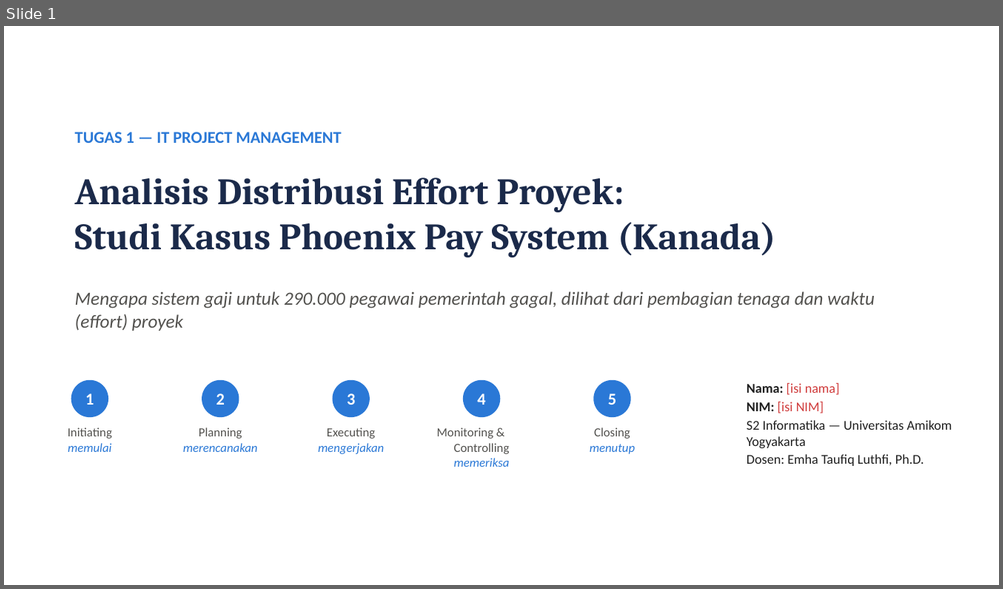
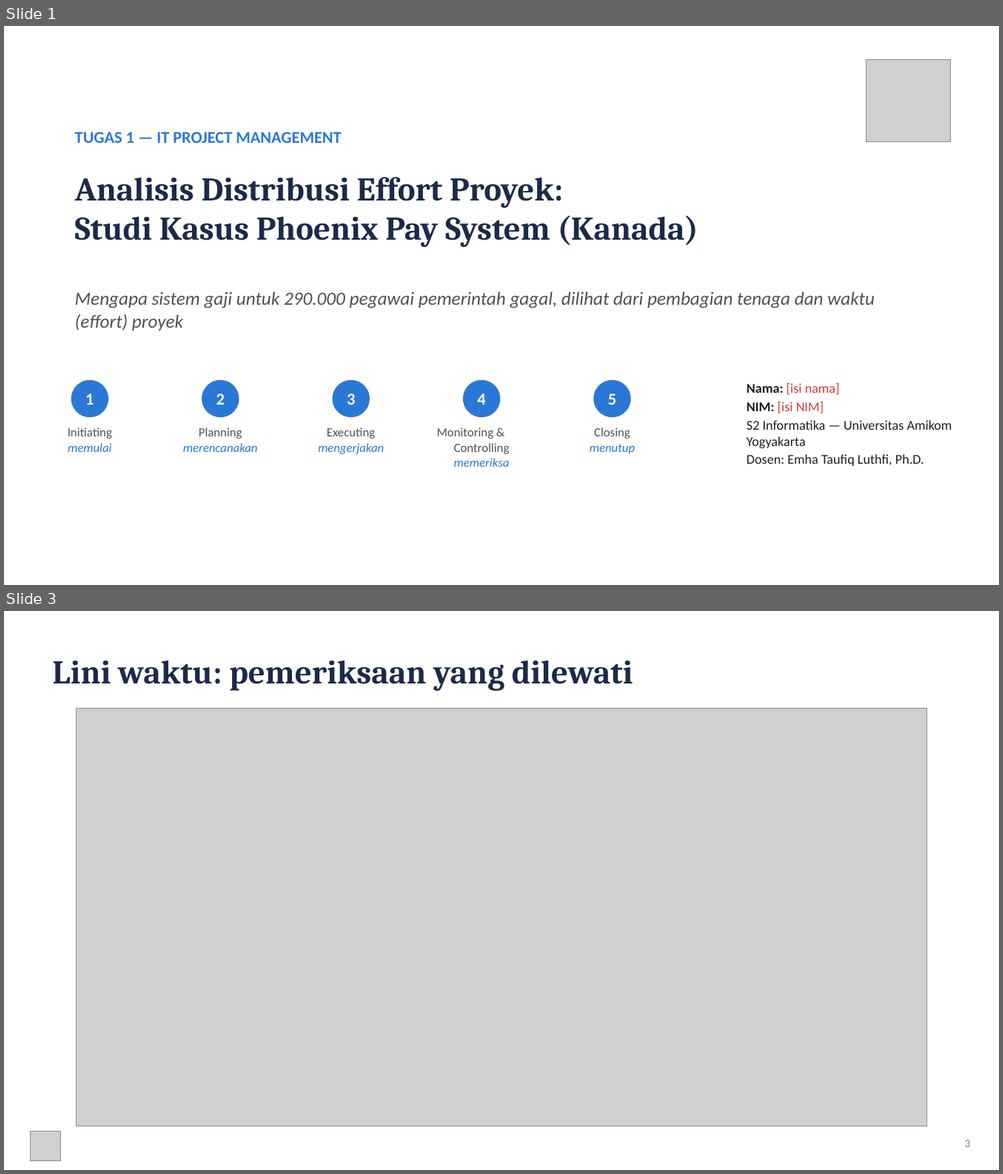
Before and after one commit to mingkimingki/it-proj-manag, a slide deck: tugas1/hasil/Tugas1_DistribusiEffort_Phoenix_Slide.pptx. Shown one above the other, each under a label of ours: slide 1 before the commit, slides 1 and 3 after it; the slides between them are not shown. The pictures are 1003x589 and 1003x1174 pixels, drawn with LibreOffice and Linux fonts; fonts in the diff are those of the drawing; grey boxes stand for pictures. Boxes give left, top, right and bottom in pixels: in the first picture for what was removed or moved away, otherwise in the second. Text is boxed around its words. In the diff, an @@ line names an element or a change of style, - is before the commit and + after.

```diff
--- a/tugas1/hasil/Tugas1_DistribusiEffort_Phoenix_Slide.pptx
+++ b/tugas1/hasil/Tugas1_DistribusiEffort_Phoenix_Slide.pptx
@@ slide 3 added at <box>4,611,999,1170</box>, background #FFFFFF @@
@@ text added at <box>52,661,633,691</box>, 32 pt, text #1B2A4A, bold @@
+Lini waktu: pemeriksaan yang dilewati
@@ picture added at <box>77,708,927,1127</box> @@
@@ picture added at <box>30,1132,61,1162</box> @@
@@ text added at <box>965,1140,970,1147</box>, 11 pt, text #898781 @@
+3
@@ slide 1 changed as well @@
@@ picture added at <box>866,59,950,141</box> @@
@@ text "Analisis Distribusi Effort Proyek:" at <box>75,177,698,247</box>: size 36 to 32 pt @@
```
Also in this commit, not shown: 4 other slides changed, 3 other slides added, 8 slides removed, 10 other files.
